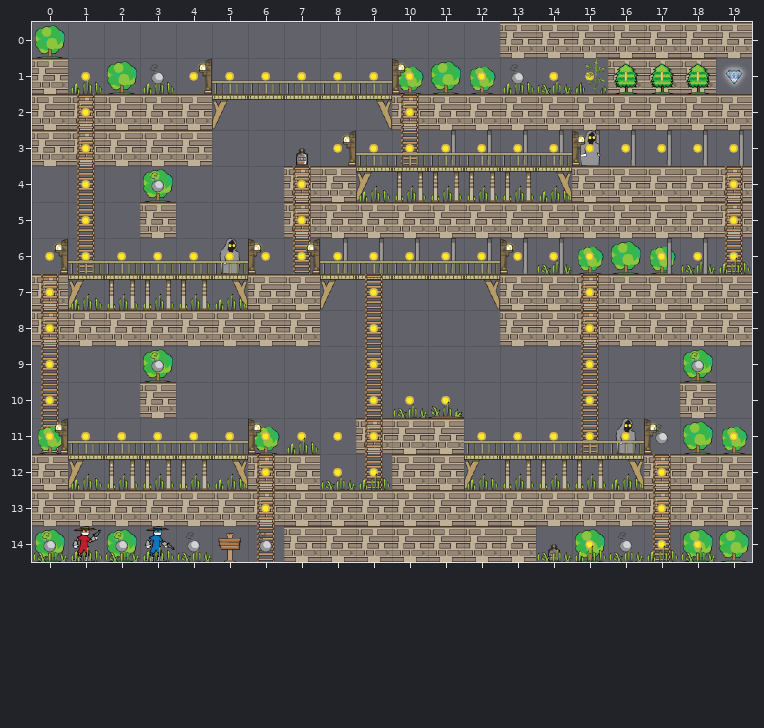
Tiled map, stored at Tiled/level3.tmx. That is the earlier state.
Cells are 50x50 px. Shown: x 0..19, y 0..14.
After:
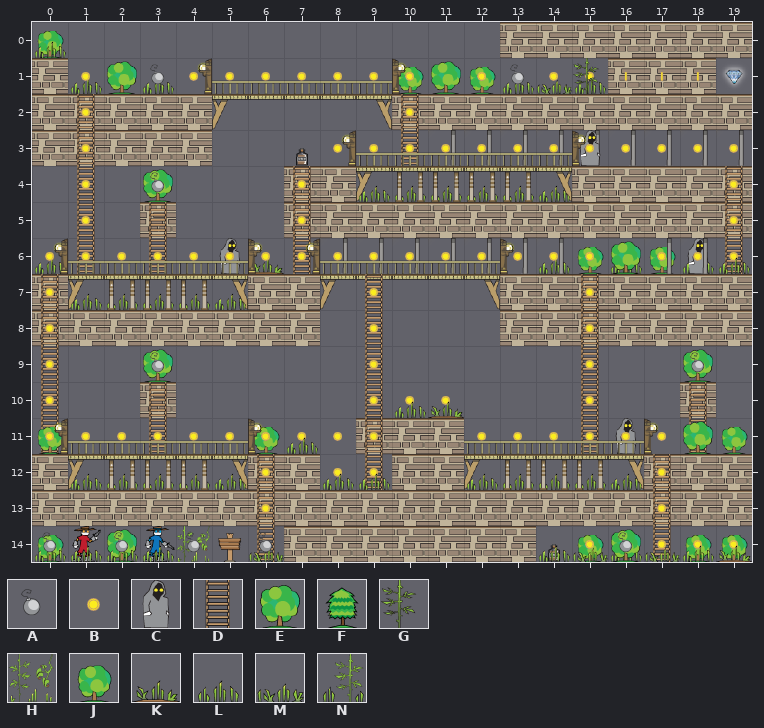
Key: from "bandit_spritesheet": A 57, B 66, C 73, D 80, E 87, F 150, G 185, H 187; from "t2": J 149, K 181, L 182, M 183, N 184.
_ is an empty cell.
Tiles replaced or removed in this view: A, B, E, F, L, M, N.
Edits made:
Changed rows in their new state; . is an unchanged cell.
layer "Blocks" opacity 97% -> 100%
Layer "Ladders":
first column x 3:
 5 D
 6 D
first column x 3:
10 D..............D
11 D..............D
Layer "Back":
first column x 0:
 0 J...............
 1 ...............L
first column x 0:
 6 L.....K.......L.L.L
first column x 0:
14 J..............JL.JJ
Layer "Cast":
first column x 18:
 6 C
Layer "Coins":
first column x 17:
11 B__
14 ..B
Layer "Front":
first column x 0:
 0 L..................
 1 ...............G___
first column x 0:
10 ..........L.........
12 ........L...........
14 L.L.H.M.......LMEMLK
Layer "bombs":
first column x 17:
11 _
